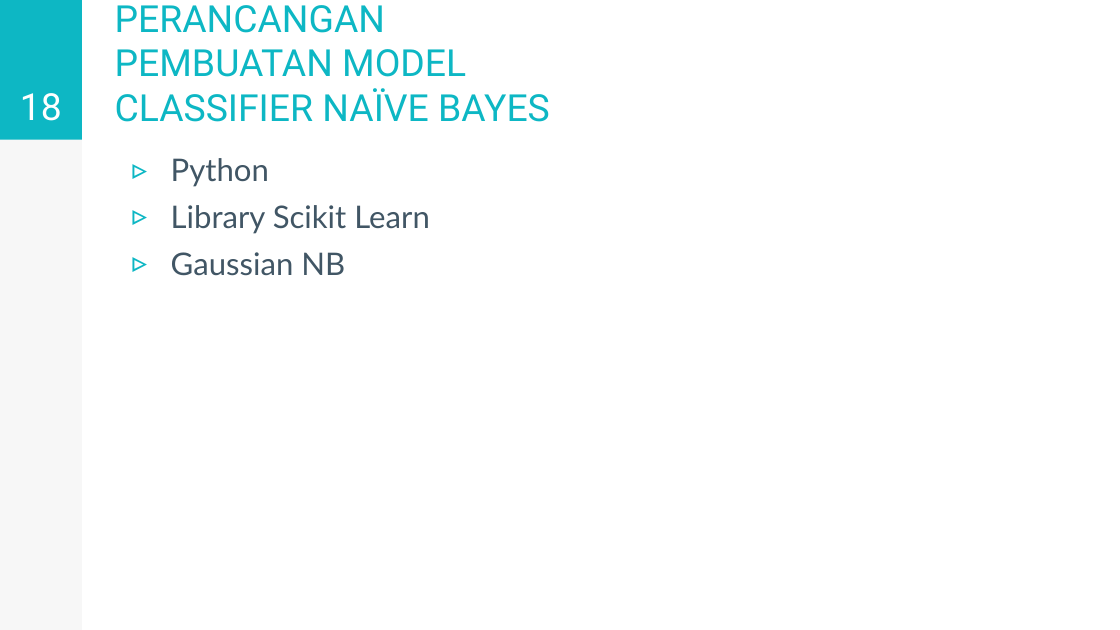
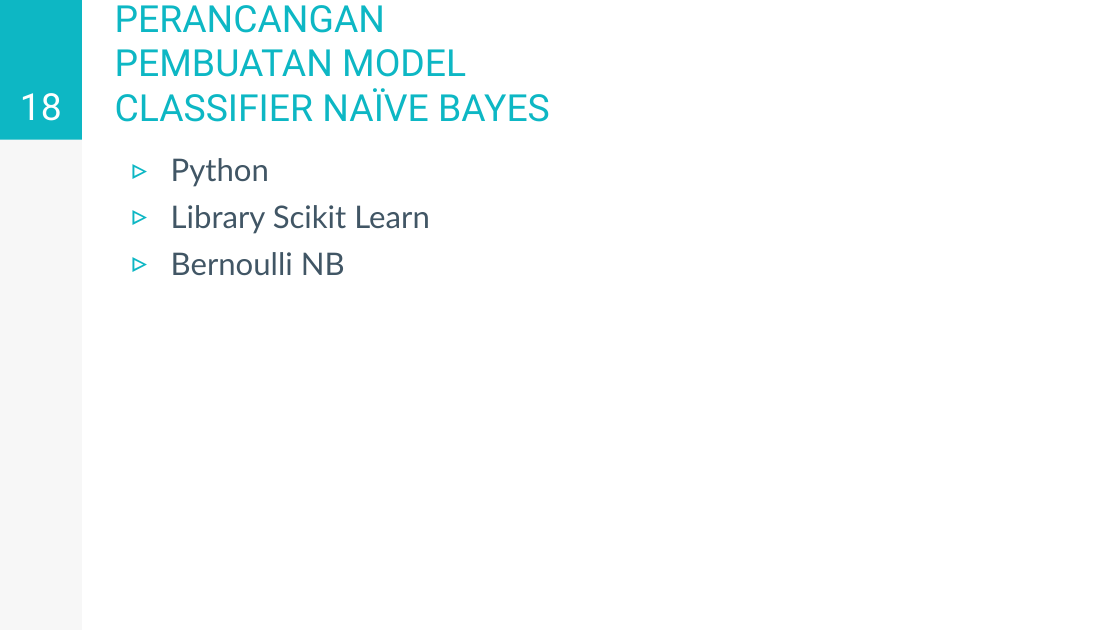
Before and after one commit to kevinfachreza/TugasAkhir, a slide deck: slide 18 of PPT/5114100128-v1.0.pptx. Drawn at 1120x630 pixels with LibreOffice and Linux fonts; fonts in the diff are those of the drawing. Boxes give left, top, right and bottom in pixels: in the first picture for what was removed or moved away, otherwise in the second. Text is boxed around its words. In the diff, an @@ line names an element or a change of style, - is before the commit and + after.

```diff
--- a/PPT/5114100128-v1.0.pptx
+++ b/PPT/5114100128-v1.0.pptx
@@ text at box(171, 252, 345, 276): text changed @@
-▹ Gaussian NB
+▹ Bernoulli NB
```
Also in this commit, not shown: 16 other slides changed, 36 slides added, 11 other files.
